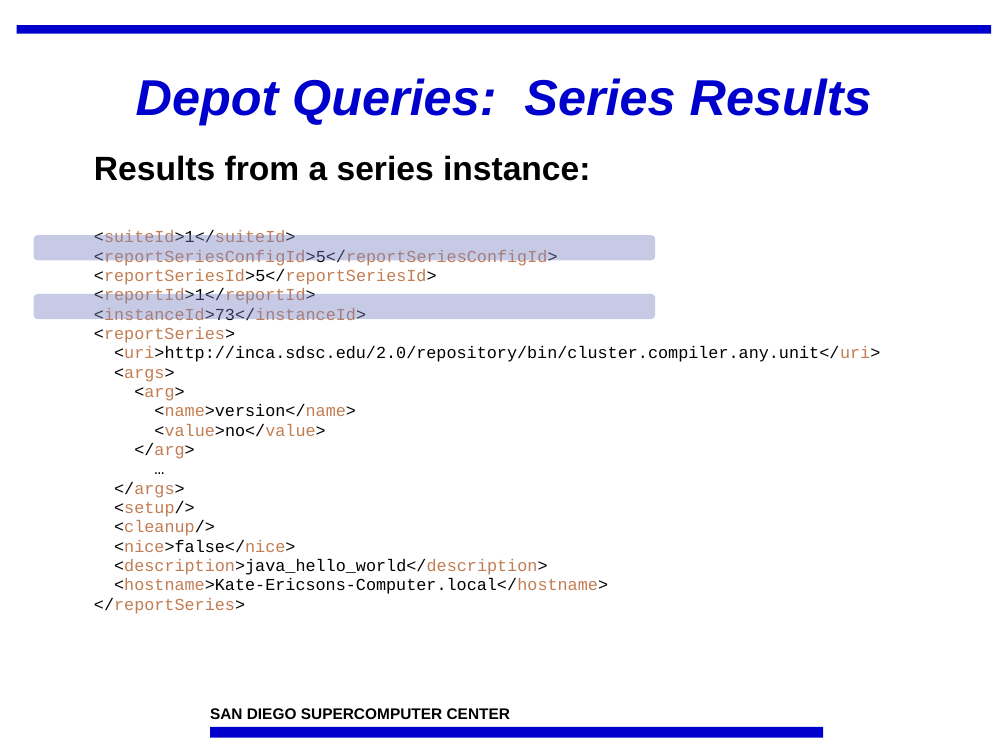
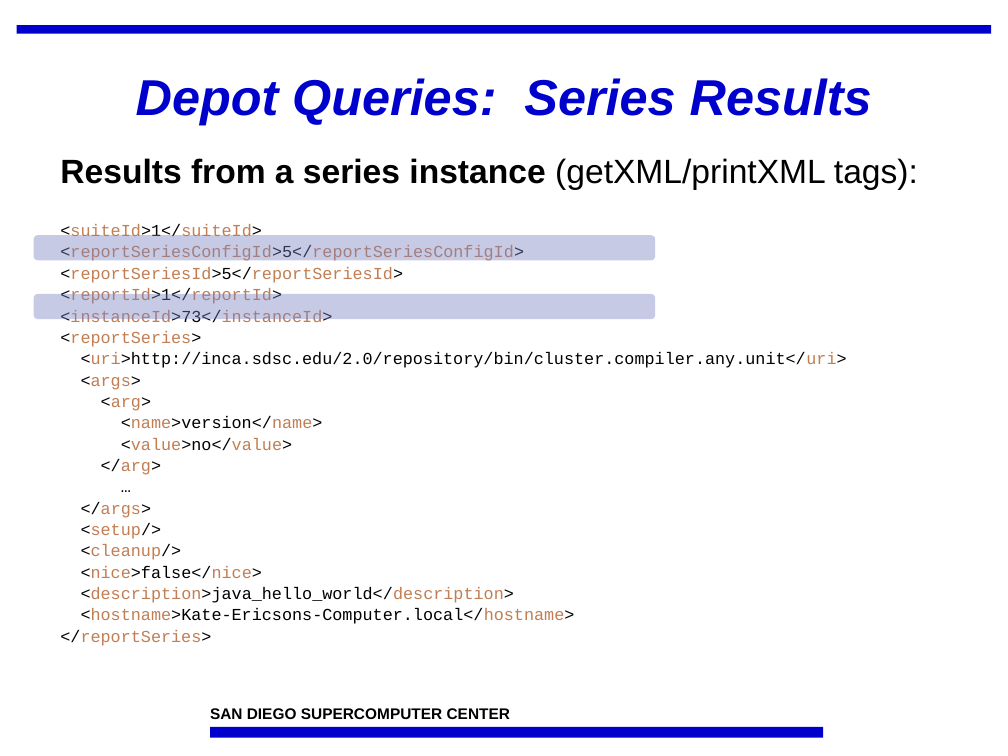
Before and after one commit to IncaProject/inca-xsede, a slide deck: slide 7 of talks/feb-06-workshop/dataConsumers.ppt (slide 5 before the commit). Drawn at 1008x756 pixels with LibreOffice and Linux fonts; fonts in the diff are those of the drawing; background and template pictures are left out. Boxes give left, top, right and bottom in pixels: in the first picture for what was removed or moved away, otherwise in the second. Text is boxed around its words. In the diff, an @@ line names an element or a change of style, - is before the commit and + after.

```diff
--- a/talks/feb-06-workshop/dataConsumers.ppt
+++ b/talks/feb-06-workshop/dataConsumers.ppt
@@ text "Results from a series instance ...": place and size @@
-text "Results from a series instance ..." at [94, 155, 880, 614]
+text "Results from a series instance ..." at [60, 158, 918, 646]
@@ text at [60, 158, 918, 190]: text changed @@
-Results from a series instance:
+Results from a series instance (getXML/printXML tags):
@@ text at [60, 224, 847, 646]: line spacing 0.75 to 0.85 @@
```
Also in this commit, not shown: 3 other slides changed, 2 slides added.
